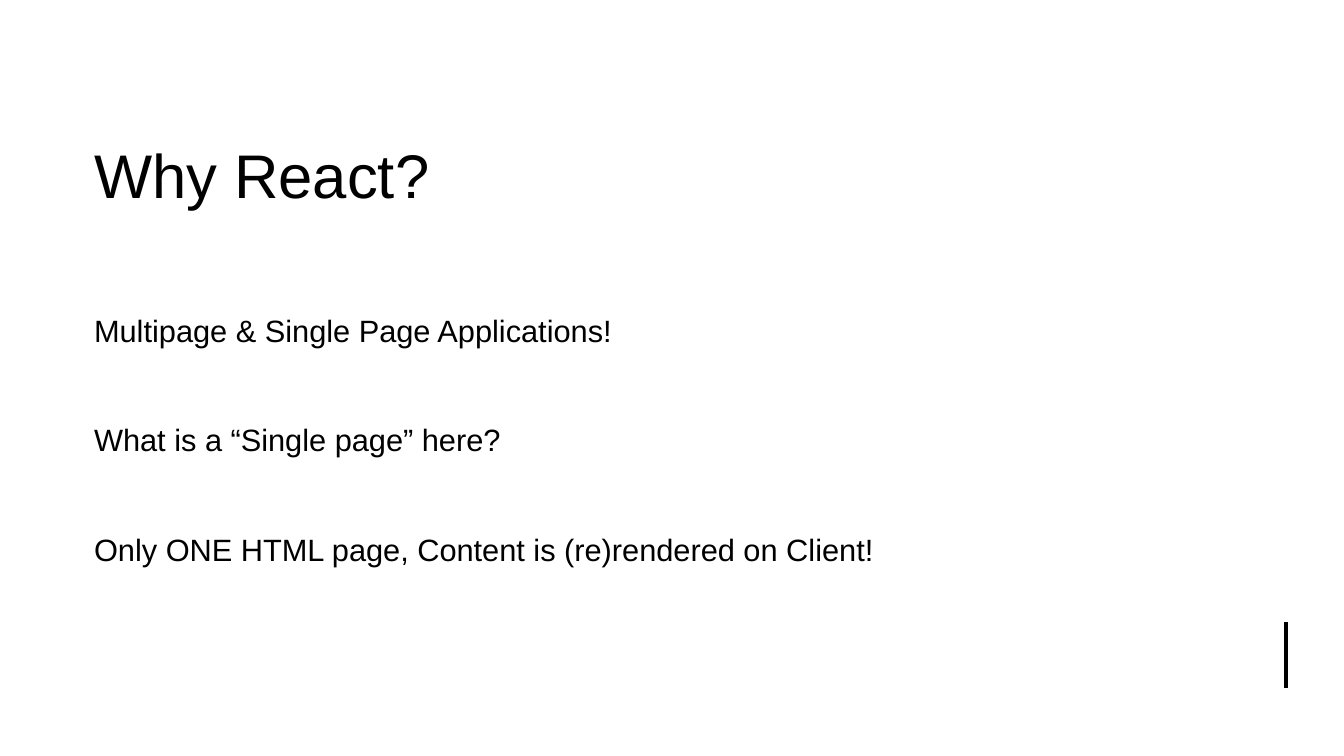
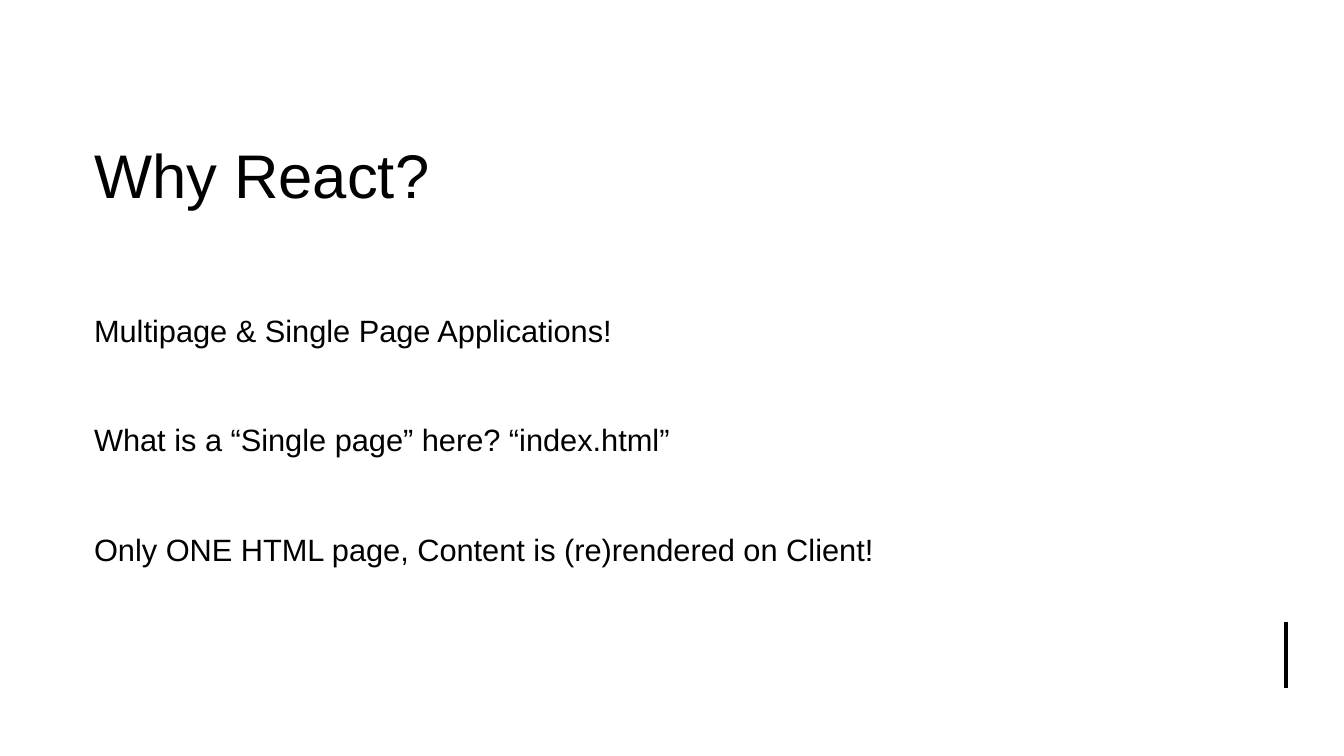
Before and after one commit to natiquekeyin/fall2023, a slide deck: slide 8 of WINTER2024/ProgramminginJavaScript/Week10/Week10.pptx. Drawn at 1344x756 pixels with LibreOffice and Linux fonts; fonts in the diff are those of the drawing. Boxes give left, top, right and bottom in pixels: in the first picture for what was removed or moved away, otherwise in the second. Text is boxed around its words. In the diff, an @@ line names an element or a change of style, - is before the commit and + after.

```diff
--- a/WINTER2024/ProgramminginJavaScript/Week10/Week10.pptx
+++ b/WINTER2024/ProgramminginJavaScript/Week10/Week10.pptx
@@ text at (94,428,670,457): text changed @@
-What is a “Single page” here?
+What is a “Single page” here? “index.html”
```
Also in this commit, not shown: 4 other files.
